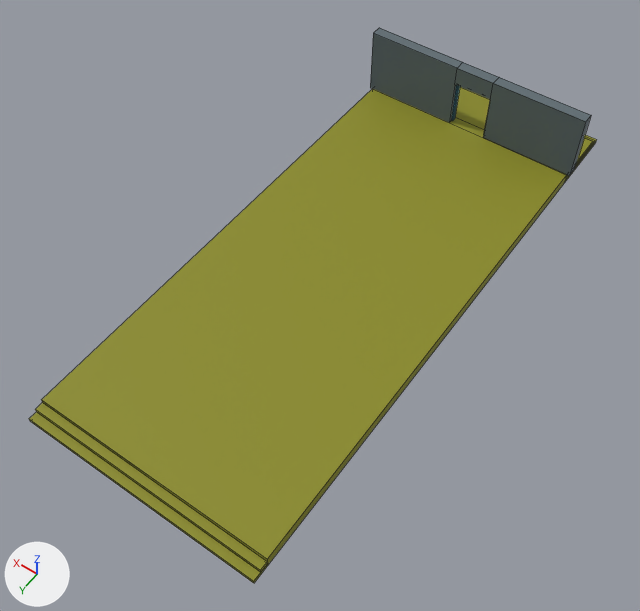
An edit to the FBX model OSB3D/Assets/Prefabs/Import/Buildings/BP10_F01_02.fbx, drawn before and after from the same camera.
One viewpoint serves both versions: a 50 mm lens placed at (9.9, -20.4, 27.1), pointed at (22.1, -37.5, 0.2). The lights are fixed; the arrows at lower left show +X, +Y and +Z. Mesh edges are drawn as thin lines. Vertices at the same position are counted once.

Names of what the first picture shows: 'BP10_F01_02'.
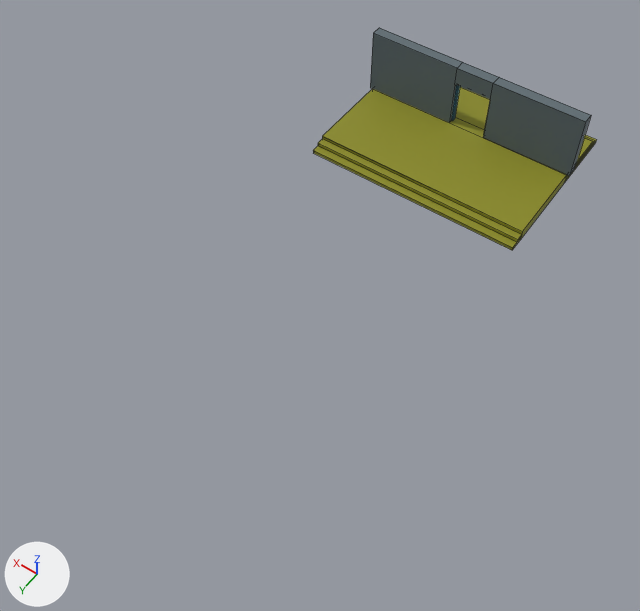
Where the change shows, as pixel boxes [x1, y1, x2, y2] in the pictures (640 x 611 px; the box of a moved part takes in the faces that stretch with it):
'BP10_F01_02', reshaped (50% narrower, 60% shorter)
    before: [29, 28, 597, 583]
    after: [313, 28, 597, 250]
part 1 of me_cube_005, moved or reshaped
    before: [29, 401, 268, 583]
    after: [313, 136, 522, 250]
part 2 of me_cube_005, moved or reshaped
    before: [42, 133, 525, 565]
    after: [323, 133, 525, 240]

Patch to the scene script:
```diff
--- a/OSB3D/Assets/Prefabs/Import/Buildings/BP10_F01_02.fbx.py
+++ b/OSB3D/Assets/Prefabs/Import/Buildings/BP10_F01_02.fbx.py
@@ me_cube_005 @@
 me_cube_005.from_pydata(...)  # 107 vertices, 62 faces; spans x -5.1..5.1, y -12.5..12.5, z -2.5..1.5
 # used by ob_bp10_f01_02; location = (22.5, -40.0, 2.5)
 # before: 53 (5.0, 11.8, -2.0) at pixel (41, 399), 54 (5.0, 11.8, -2.5), 55 (-5.0, 11.8, -2.0) at pixel (267, 559), 56 (-5.0, 11.8, -2.5) at pixel (267, 565), 57 (0.8, 11.8, -2.0) at pixel (128, 461)
 # before: 59 (-0.9, 11.8, -2.0) at pixel (168, 489)
+# me_cube_005 part 1: the loose piece of 16 vertices spanning x -5.0..5.0, y 11.8..12.5, z -2.5..-2.0 is moved by (0.0, -17.0, 0.0)
+# me_cube_005 part 2
+for i in [*range(53, 58), 59]: me_cube_005.vertices[i].co += Vector((0.0, -17.0, 0.0))
 me_cube_005.materials.append(mat_frame_009)
```
